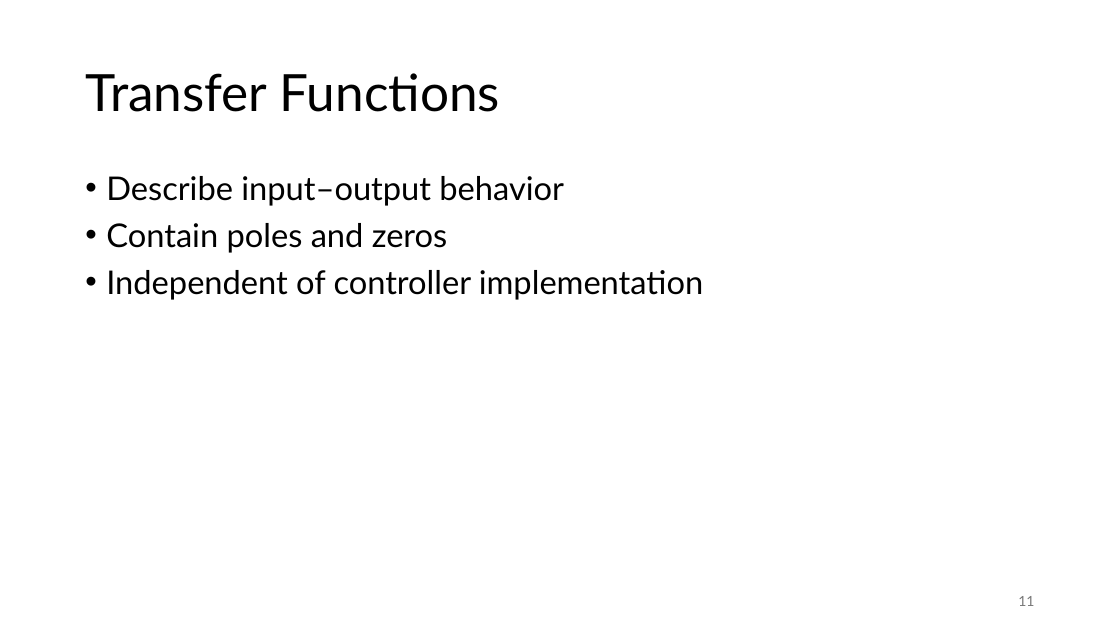
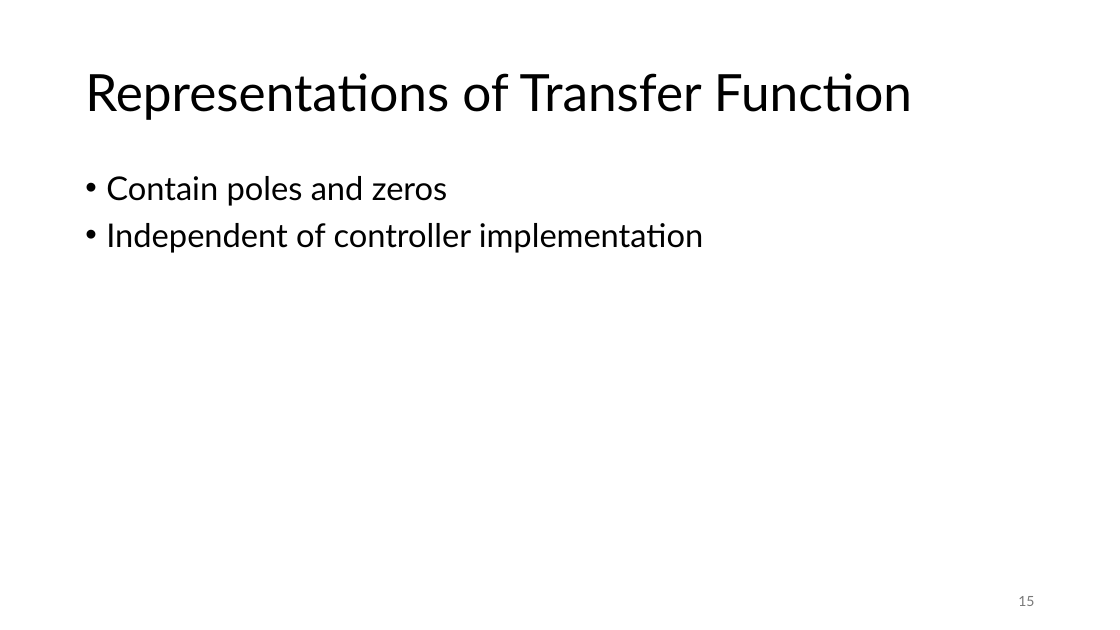
Before and after one commit to FelixWick/control_engineering, a slide deck: slide 15 of slides/3_Laplace.pptx (slide 11 before the commit). Drawn at 1120x630 pixels with LibreOffice and Linux fonts; fonts in the diff are those of the drawing. Boxes give left, top, right and bottom in pixels: in the first picture for what was removed or moved away, otherwise in the second. Text is boxed around its words. In the diff, an @@ line names an element or a change of style, - is before the commit and + after.

```diff
--- a/slides/3_Laplace.pptx
+++ b/slides/3_Laplace.pptx
@@ title at [85, 73, 912, 120]: text changed @@
-Transfer Functions
+Representations of Transfer Function
@@ text at [106, 176, 564, 206]: paragraph removed @@
-• Describe input–output behavior
@@ page number at [1018, 596, 1034, 606]: text changed @@
-11
+15
```
Also in this commit, not shown: 3 other slides changed, 4 slides added.
